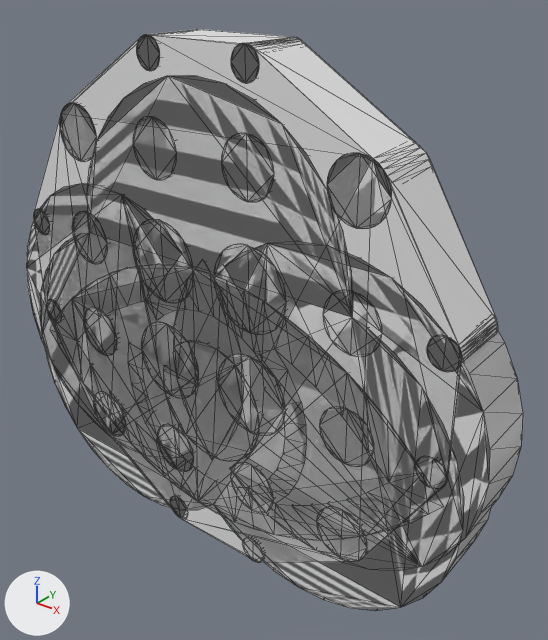
The glTF model static/models/home.glb: old version first, new version second.
Both versions are drawn from a 50 mm lens placed at (3.5, -3.82, 3.11), pointed at (0.28, 0.21, 0.61). The lights are fixed; the arrows at lower left show +X, +Y and +Z. Mesh edges are drawn as thin lines. Vertices at the same position are counted once.

Names of what the first picture shows: 'Blur', 'Blur.Highlight', 'Double.Highlight', 'Face', 'Face.Highlight', 'Wheel.Highlight'.
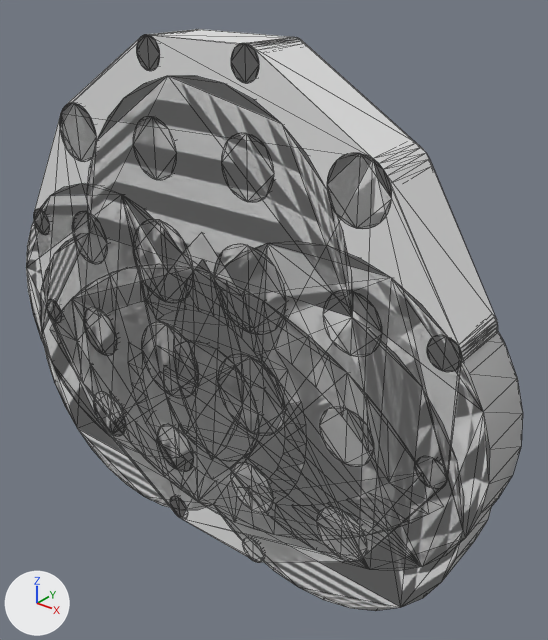
Boxes (x1, y1, x2, y2) around the edits, measured in the pictures (548 x 640 px; the box of a moved part takes in the faces that stretch with it):
'Double.Highlight', reshaped: before (26, 183, 523, 571); after (111, 197, 483, 570)
part 1 of me_circle_023, moved or reshaped: (115, 210, 479, 570) in both
'Double', unchanged, uncovered by the edit: after (26, 183, 523, 571)

The change, as a diff of the scene's bpy script:
```diff
--- a/static/models/home.glb.py
+++ b/static/models/home.glb.py
@@ me_circle_023 @@
 # used by ob_double_highlight; location = (0.0, 0.0, 0.0)
-me_circle_023.from_pydata(...)  # 174 vertices, 334 faces; spans x -2.24..2.24, y -0.24..0.24, z -0.89..1.51
+me_circle_023.from_pydata(...)  # 132 vertices, 260 faces; spans x -2.24..2.24, y -0.24..0.24, z -0.89..1.51
+# me_circle_023 part 1
+# 8 vertices are removed from x -0.21..0.2, y -0.24..0.24, z -0.54..1.18
+# 97 faces are deleted
+# 4 vertices are added at (0.0, 0.24, -0.74), (0.0, -0.24, 1.37), (0.0, 0.24, 1.37), (0.0, -0.24, -0.74)
+# 95 new faces join them
```
